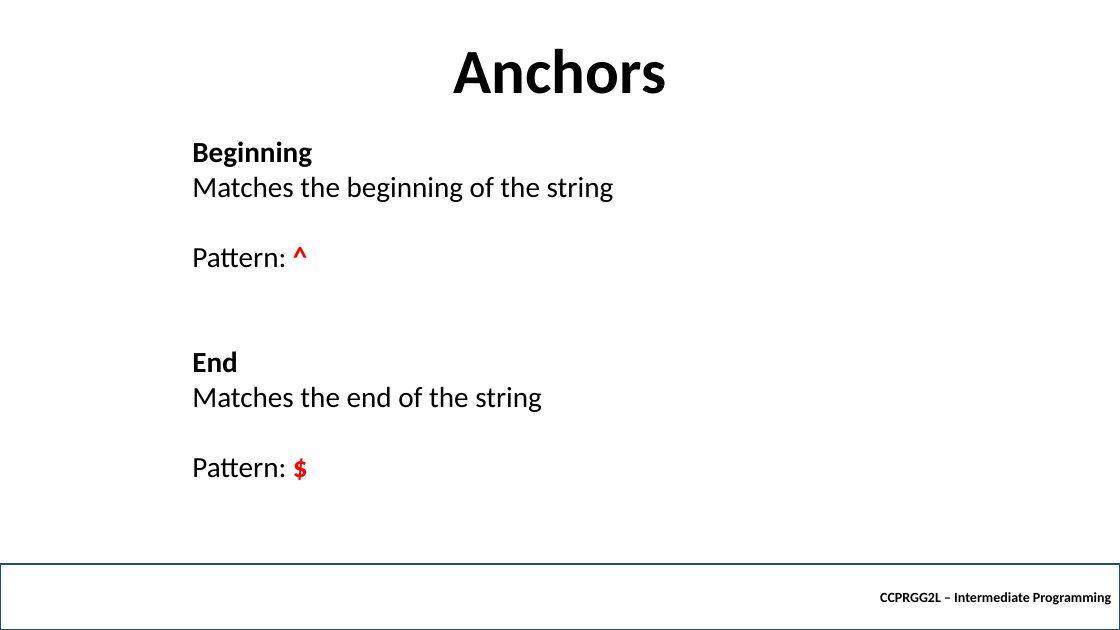
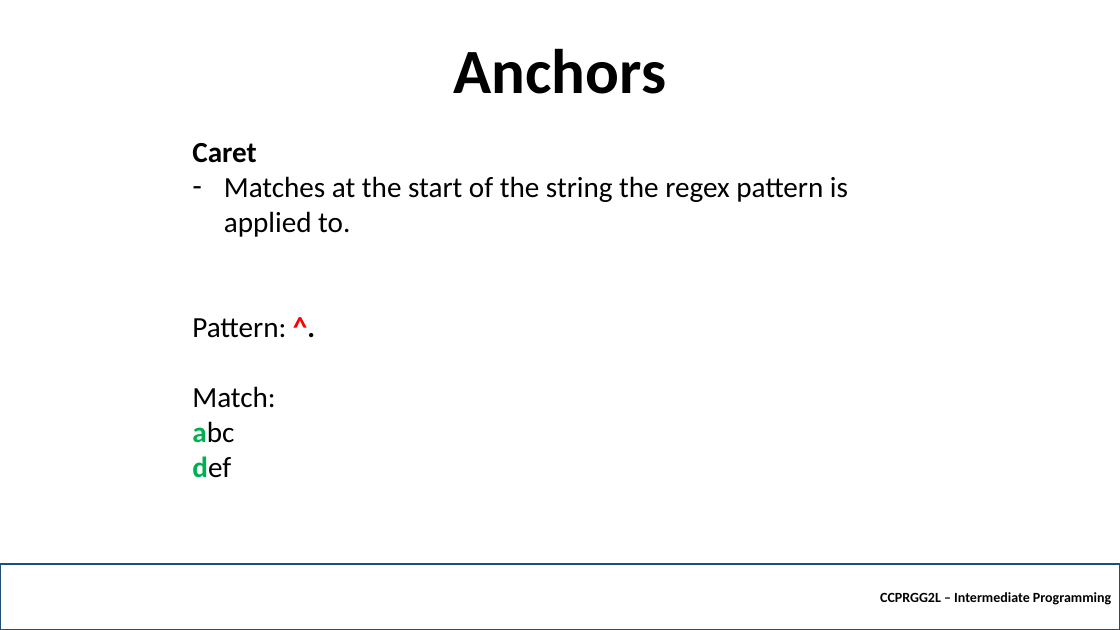
Before and after one commit to robitussin/CCPRGG2L, a slide deck: slide 24 of week_4/Regular Expressions.pptx (slide 16 before the commit). Drawn at 1120x630 pixels with LibreOffice and Linux fonts; fonts in the diff are those of the drawing; background and template pictures are left out. Boxes give left, top, right and bottom in pixels: in the first picture for what was removed or moved away, otherwise in the second. Text is boxed around its words. In the diff, an @@ line names an element or a change of style, - is before the commit and + after.

```diff
--- a/week_4/Regular Expressions.pptx
+++ b/week_4/Regular Expressions.pptx
@@ text at bbox=[192, 143, 848, 478]: text changed @@
-Beginning
-Matches the beginning of the string
-Pattern: ^
-End
-Matches the end of the string
-Pattern: $
+Caret
+– Matches at the start of the string the regex pattern is applied to.
+Pattern: ^.
+Match:
+abc
+def
```
Also in this commit, not shown: 12 other slides changed, 8 slides added.
